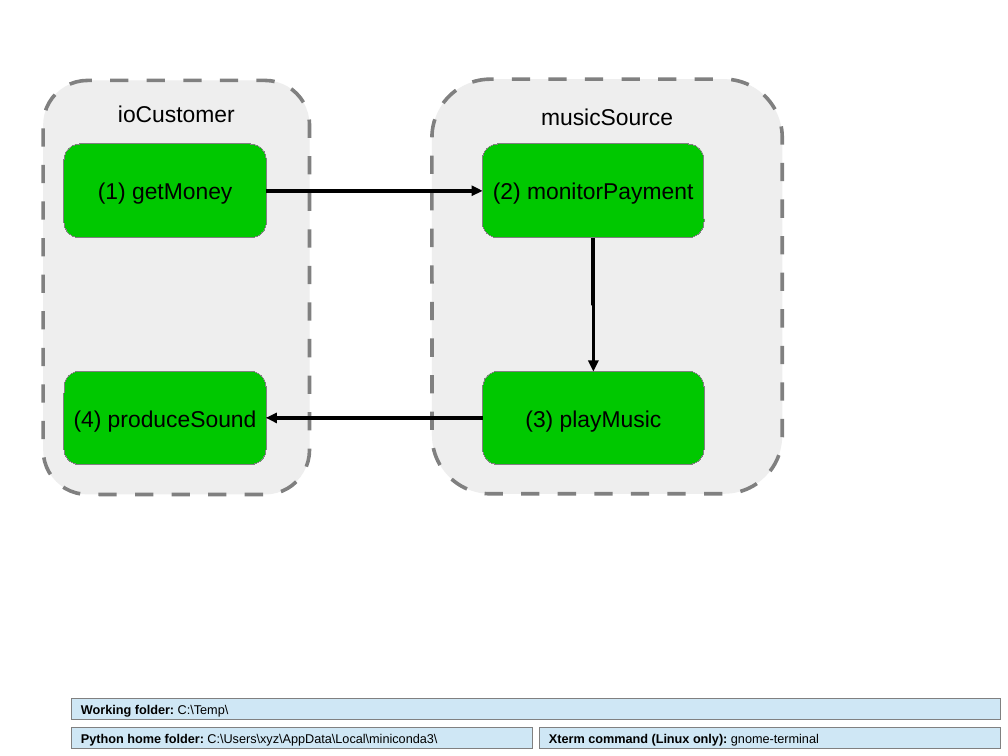
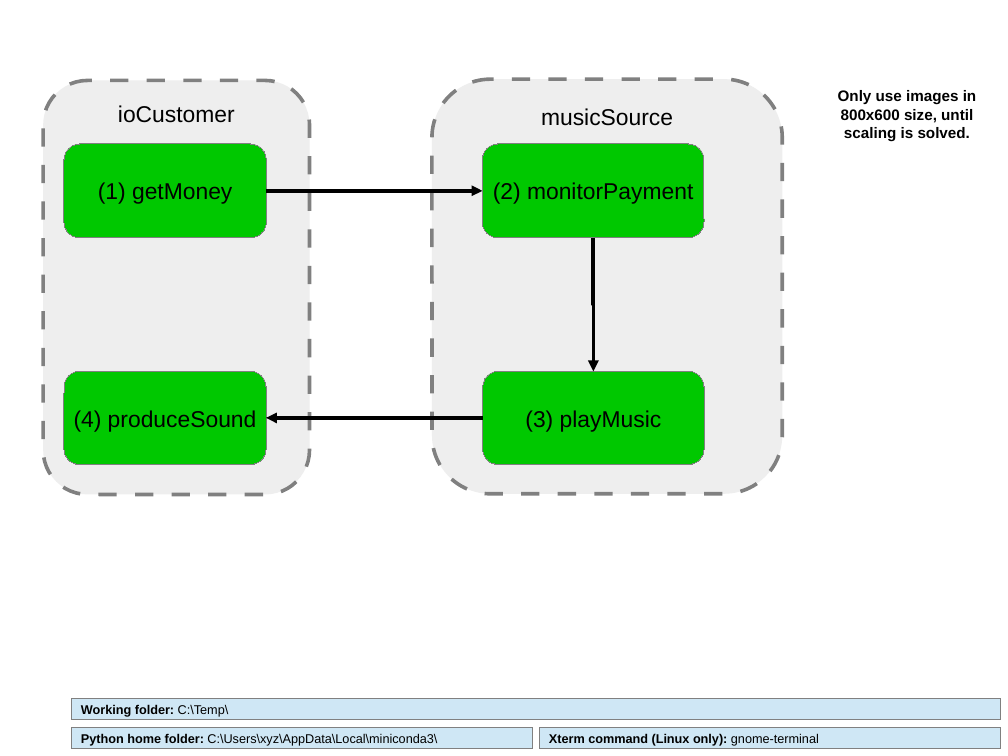
Before and after one commit to GfSE/fas4sysmlv2, a slide deck: slide 3 of src/io/usecase-activity-editor/fas_frontend.odp. Drawn at 1008x756 pixels with LibreOffice and Linux fonts; fonts in the diff are those of the drawing. Boxes give left, top, right and bottom in pixels: in the first picture for what was removed or moved away, otherwise in the second. Text is boxed around its words. In the diff, an @@ line names an element or a change of style, - is before the commit and + after.

```diff
--- a/src/io/usecase-activity-editor/fas_frontend.odp
+++ b/src/io/usecase-activity-editor/fas_frontend.odp
@@ text added at [838, 90, 976, 142], 12 pt, text #000000, bold @@
+Only use images in 800x600 size, until scaling is solved.
```
Also in this commit, not shown: 1 other file.
